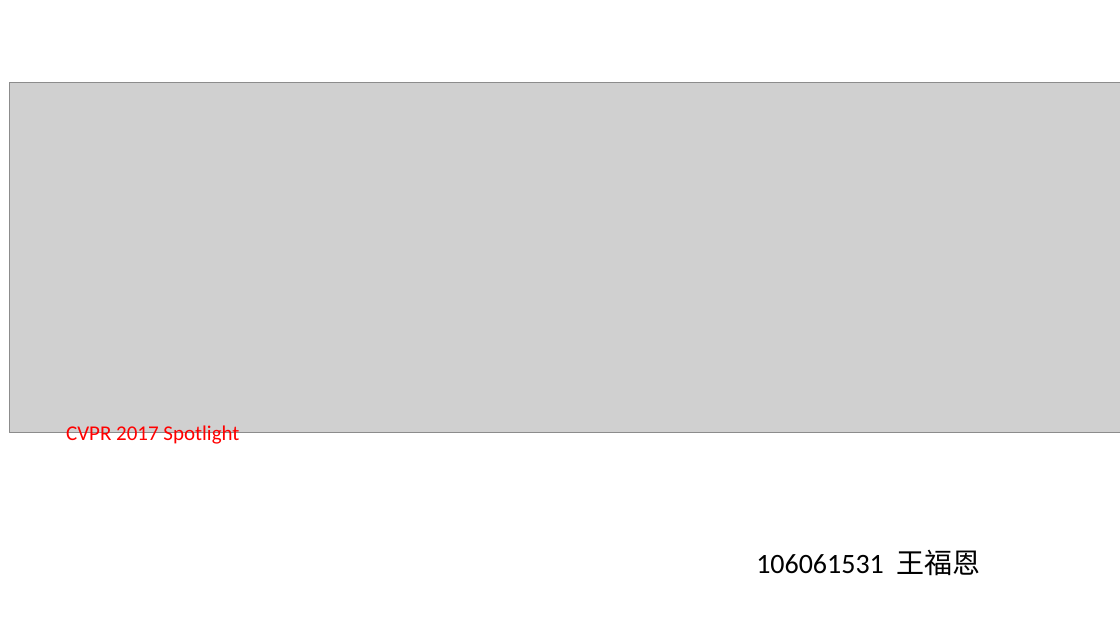
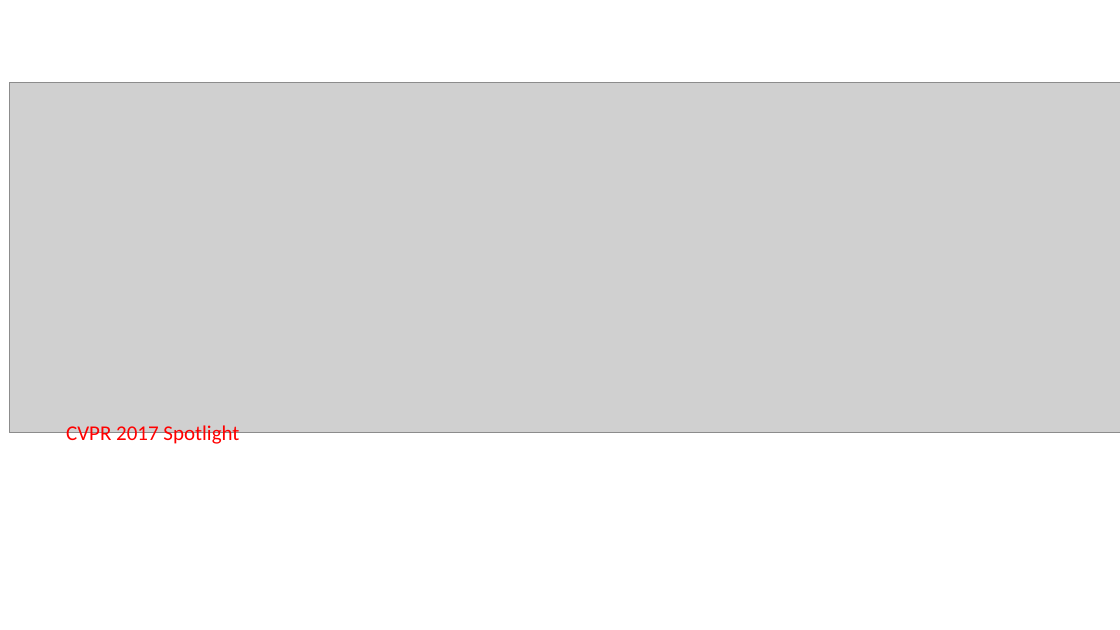
Before and after one commit to fuenwang/Meeting, a slide deck: slide 3 of 3D Driving Car/meet_1016.pptx. Drawn at 1120x630 pixels with LibreOffice and Linux fonts; fonts in the diff are those of the drawing; grey boxes stand for pictures. Boxes give left, top, right and bottom in pixels: in the first picture for what was removed or moved away, otherwise in the second. Text is boxed around its words. In the diff, an @@ line names an element or a change of style, - is before the commit and + after.

Commit message:
gg

```diff
--- a/3D Driving Car/meet_1016.pptx
+++ b/3D Driving Car/meet_1016.pptx
@@ subtitle removed at [756, 550, 981, 576] @@
-106061531 王福恩
```
Also in this commit, not shown: 9 slides added.
